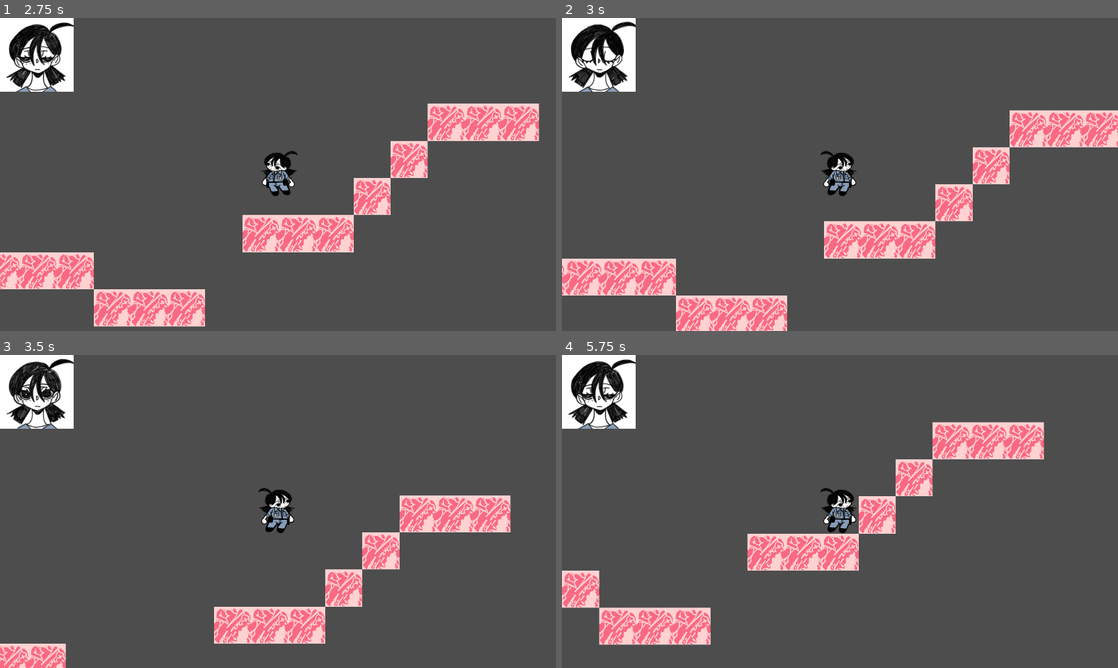
Above: before the commit, frames 1-4 (two rows, left to right).
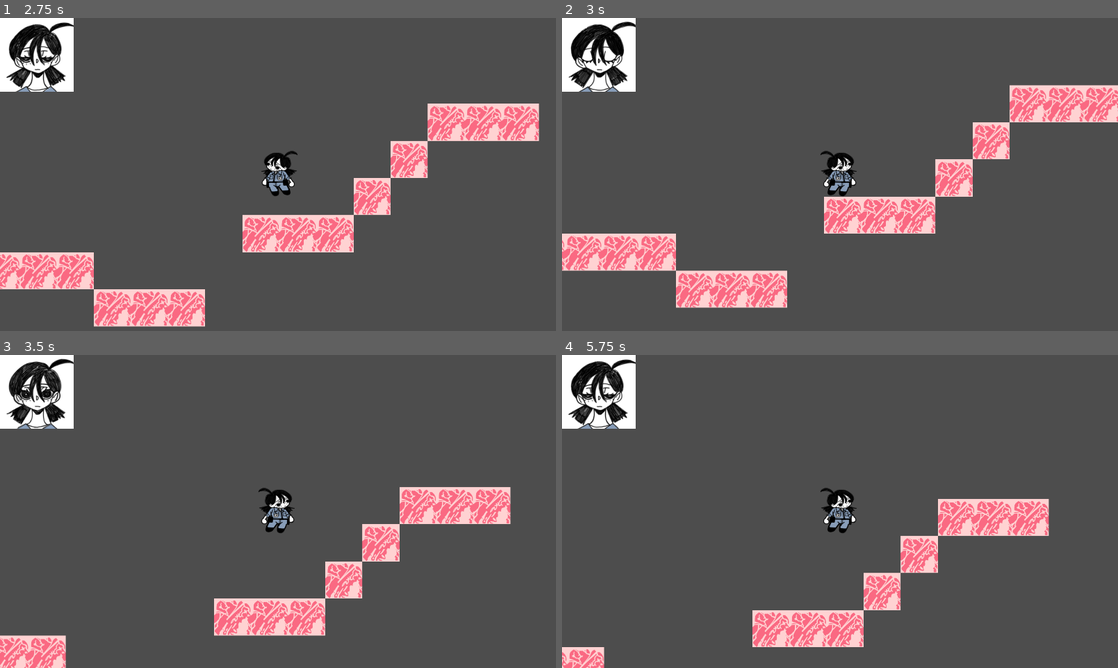
Above: after the commit, the same moments.

Repository: impatientMonkey/2DPlatformer
Game: Godot game, scene res://scenes/world1.tscn
Same seed, same stepped clock (60 frames per second), same inputs: the game is played once before the commit and once after it.
Inputs:
- Up to frame 1 (2.75 s): tap Enter (ui_accept) at 0.5, 0.6, 1.55, 2.1 s; hold Right (ui_right) 0.53-2.03 s; tap Space (jump, bound only after the commit) at 0.77, 0.8, 1.07, 1.35, 1.52, 1.82, 2.3 s; hold Left (ui_left) from 2.03 s (still down)
- Up to frame 2 (3 s): release Left (ui_left) at 2.78 s; hold Right (ui_right) from 2.78 s (still down); tap Enter (ui_accept) at 2.85 s
- Up to frame 3 (3.5 s): keep holding Right (ui_right); tap Space (jump, bound only after the commit) at 3.02, 3.32 s
- Up to frame 4 (5.75 s): tap Space (jump, bound only after the commit) at 3.6, 3.77, 4.07, 4.52, 4.82, 5.3 s; release Right (ui_right) at 4.28 s; hold Left (ui_left) 4.28-5.03 s; tap Enter (ui_accept) at 4.35, 5.1 s; hold Right (ui_right) from 5.03 s (still down)

Frame 1 is identical in both runs. In frame 2, 17% of the frame differs, in the area x 0-100%, y 21-100%; in frame 3, 6.6%; in frame 4, 16%.

Commit message:
added new actions

Diff:
--- a/project.godot
+++ b/project.godot
@@ -20,3 +20,23 @@
 window/size/viewport_width=1920
 window/size/viewport_height=1080
 window/stretch/mode="viewport"
+
+[input]
+
+left={
+"deadzone": 0.2,
+"events": [Object(InputEventKey,"resource_local_to_scene":false,"resource_name":"","device":-1,"window_id":0,"alt_pressed":false,"shift_pressed":false,"ctrl_pressed":false,"meta_pressed":false,"pressed":false,"keycode":0,"physical_keycode":65,"key_label":0,"unicode":97,"location":0,"echo":false,"script":null)
+, Object(InputEventKey,"resource_local_to_scene":false,"resource_name":"","device":-1,"window_id":0,"alt_pressed":false,"shift_pressed":false,"ctrl_pressed":false,"meta_pressed":false,"pressed":false,"keycode":0,"physical_keycode":4194319,"key_label":0,"unicode":0,"location":0,"echo":false,"script":null)
+]
+}
+right={
+"deadzone": 0.2,
+"events": [Object(InputEventKey,"resource_local_to_scene":false,"resource_name":"","device":-1,"window_id":0,"alt_pressed":false,"shift_pressed":false,"ctrl_pressed":false,"meta_pressed":false,"pressed":false,"keycode":0,"physical_keycode":68,"key_label":0,"unicode":100,"location":0,"echo":false,"script":null)
+, Object(InputEventKey,"resource_local_to_scene":false,"resource_name":"","device":-1,"window_id":0,"alt_pressed":false,"shift_pressed":false,"ctrl_pressed":false,"meta_pressed":false,"pressed":false,"keycode":0,"physical_keycode":4194321,"key_label":0,"unicode":0,"location":0,"echo":false,"script":null)
+]
+}
+jump={
+"deadzone": 0.2,
+"events": [Object(InputEventKey,"resource_local_to_scene":false,"resource_name":"","device":-1,"window_id":0,"alt_pressed":false,"shift_pressed":false,"ctrl_pressed":false,"meta_pressed":false,"pressed":false,"keycode":0,"physical_keycode":32,"key_label":0,"unicode":32,"location":0,"echo":false,"script":null)
+]
+}
--- a/scripts/player.gd
+++ b/scripts/player.gd
@@ -26,7 +26,7 @@
 		coyote_timer -= delta
 
 	# jump buffer
-	if Input.is_action_just_pressed("ui_accept"):
+	if Input.is_action_just_pressed("jump"):
 		jump_buffer_timer = JUMP_BUFFER_TIME
 	else:
 		jump_buffer_timer -= delta
@@ -39,16 +39,16 @@
 		coyote_timer = 0.0
 
 	#vertical movement
-	var direction = Input.get_axis("ui_left", "ui_right")
+	var direction = Input.get_axis("left", "right")
 	if direction != 0:
 		velocity.x = move_toward(velocity.x, direction * SPEED, ACCEL * delta)
 	else:
 		velocity.x = move_toward(velocity.x, 0.0, FRICTION * delta)
 
 	#flip sprite based on direction
-	if Input.is_action_just_pressed("ui_left"):
+	if Input.is_action_just_pressed("left"):
 		playerSprite.flip_h = false
-	elif Input.is_action_just_pressed("ui_right"):
+	elif Input.is_action_just_pressed("right"):
 		playerSprite.flip_h = true
 
 	move_and_slide()
